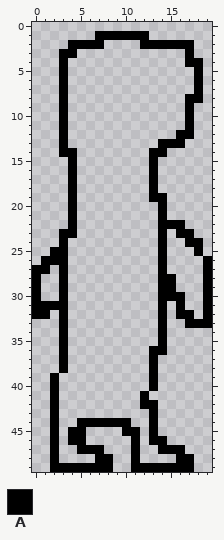
Pixel-art sprite: assets/char/char.png. Above, as it was before the edit.
The file is 20x50 pixels.
Palette (. is transparent): A #000000
Pixels before, first column x 0:
 1 .......AAAAAA.......
 2 ....AAAA....AAAAAA..
 3 ...AA............A..
 4 ...A.............AA.
 5 ...A..............A.
 6 ...A..............A.
 7 ...A..............A.
 8 ...A.............AA.
 9 ...A.............A..
10 ...A.............A..
11 ...A.............A..
12 ...A............AA..
13 ...A..........AAA...
14 ...AA........AA.....
15 ....A........A......
16 ....A........A......
17 ....A........A......
18 ....A........A......
19 ....A........AA.....
20 ....A.........A.....
21 ....A.........A.....
22 ....A.........AAA...
23 ...AA.........A.AA..
24 ...A..........A..AA.
25 ..AA..........A...A.
26 .AAA..........A....A
27 AA.A..........A....A
28 A..A..........AA...A
29 A..A..........AA...A
30 A..A..........AAA..A
31 AAAA..........A.A..A
32 AA.A..........A.AA.A
33 ...A..........A..AAA
34 ...A..........A.....
35 ...A..........A.....
36 ...A.........AA.....
37 ...A.........A......
38 ...A.........A......
39 ..A..........A......
40 ..A..........A......
41 ..A.........A.......
42 ..A.........AA......
43 ..A..........A......
44 ..A..AAAAAA..A......
45 ..A.AA....AA.A......
46 ..A.AA.....A.AA.....
47 ..A..AAA...A..AAA...
48 ..A....AA..A....AA..
49 ..AAAAAAA..AAAAAAA..
Now the later version:
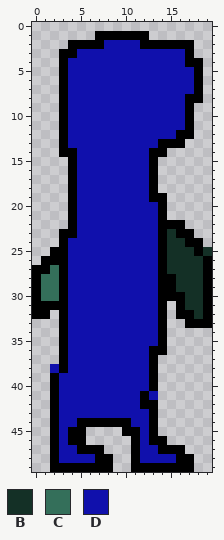
Colours new in this view: B #143026  C #346f5a  D #1010ac
Edits made:
Changed rows in their new state; - is an unchanged pixel.
first column x 1:
 2 -------DDDD--------
 3 ----DDDDDDDDDDDD---
 4 ---DDDDDDDDDDDDD---
 5 ---DDDDDDDDDDDDDD--
 6 ---DDDDDDDDDDDDDD--
 7 ---DDDDDDDDDDDDDD--
 8 ---DDDDDDDDDDDDD---
 9 ---DDDDDDDDDDDDD---
10 ---DDDDDDDDDDDDD---
11 ---DDDDDDDDDDDDD---
12 ---DDDDDDDDDDDD----
13 ---DDDDDDDDDD------
14 ----DDDDDDDD-------
15 ----DDDDDDDD-------
16 ----DDDDDDDD-------
17 ----DDDDDDDD-------
18 ----DDDDDDDD-------
19 ----DDDDDDDD-------
20 ----DDDDDDDDD------
21 ----DDDDDDDDD------
22 ----DDDDDDDDD------
23 ----DDDDDDDDD-B----
24 ---DDDDDDDDDD-BB---
25 ---DDDDDDDDDD-BBB-B
26 ---DDDDDDDDDD-BBBB-
27 -C-DDDDDDDDDD-BBBB-
28 CC-DDDDDDDDDD--BBB-
29 CC-DDDDDDDDDD--BBB-
30 CC-DDDDDDDDDD---BB-
31 ---DDDDDDDDDD---BB-
32 ---DDDDDDDDDD----B-
33 ---DDDDDDDDDD------
34 ---DDDDDDDDDD------
35 ---DDDDDDDDDD------
36 ---DDDDDDDDD-------
37 ---DDDDDDDDD-------
38 -D-DDDDDDDDD-------
39 --DDDDDDDDDD-------
40 --DDDDDDDDDD-------
41 --DDDDDDDDD-D------
42 --DDDDDDDDD--------
43 --DDDDDDDDDD-------
44 --DD------DD-------
45 --D--------D-------
46 --D--------D-------
47 --DD-------DD------
48 --DDDD-----DDDD----
Boxes around the changes in both pictures, in picture pixels (x1, y1, x2, y2):
added: (41, 40, 212, 463)
